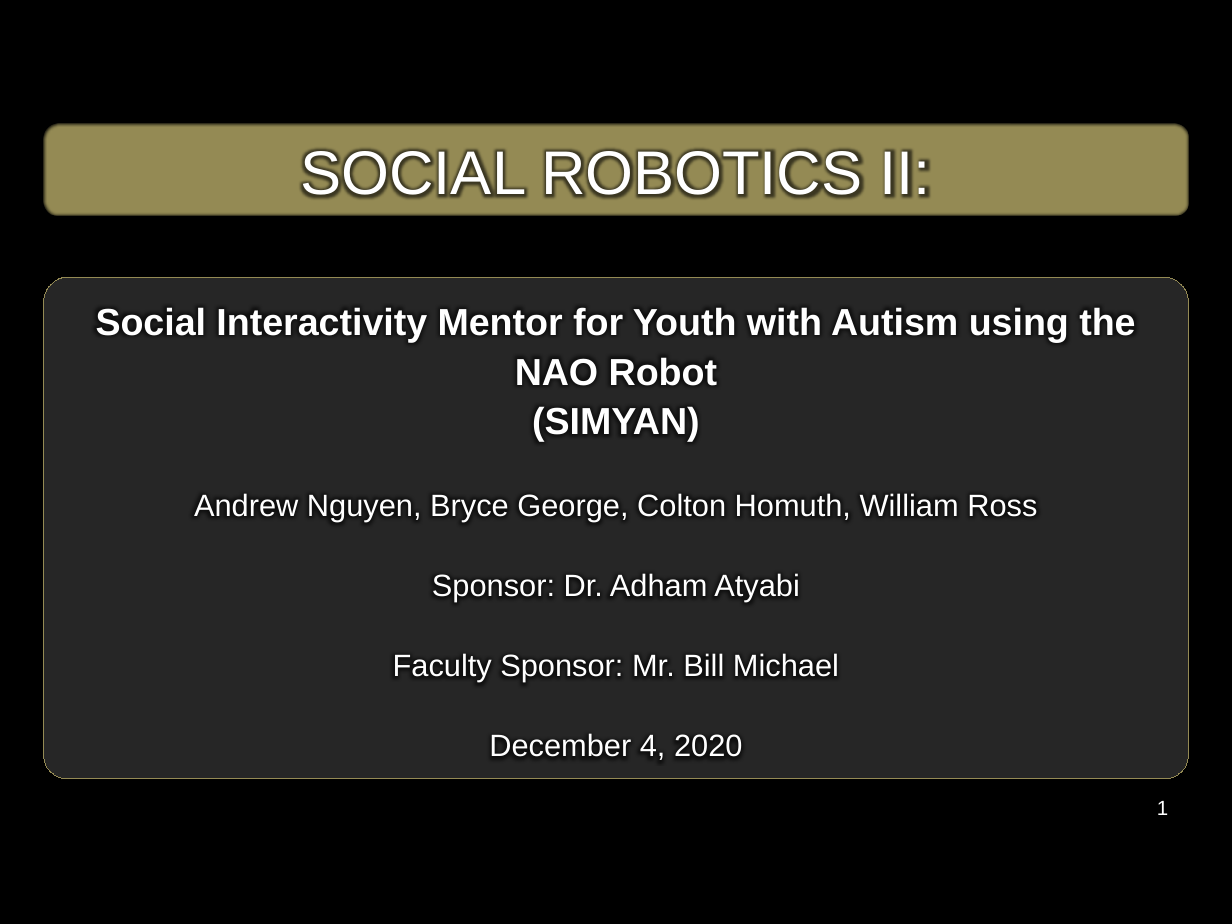
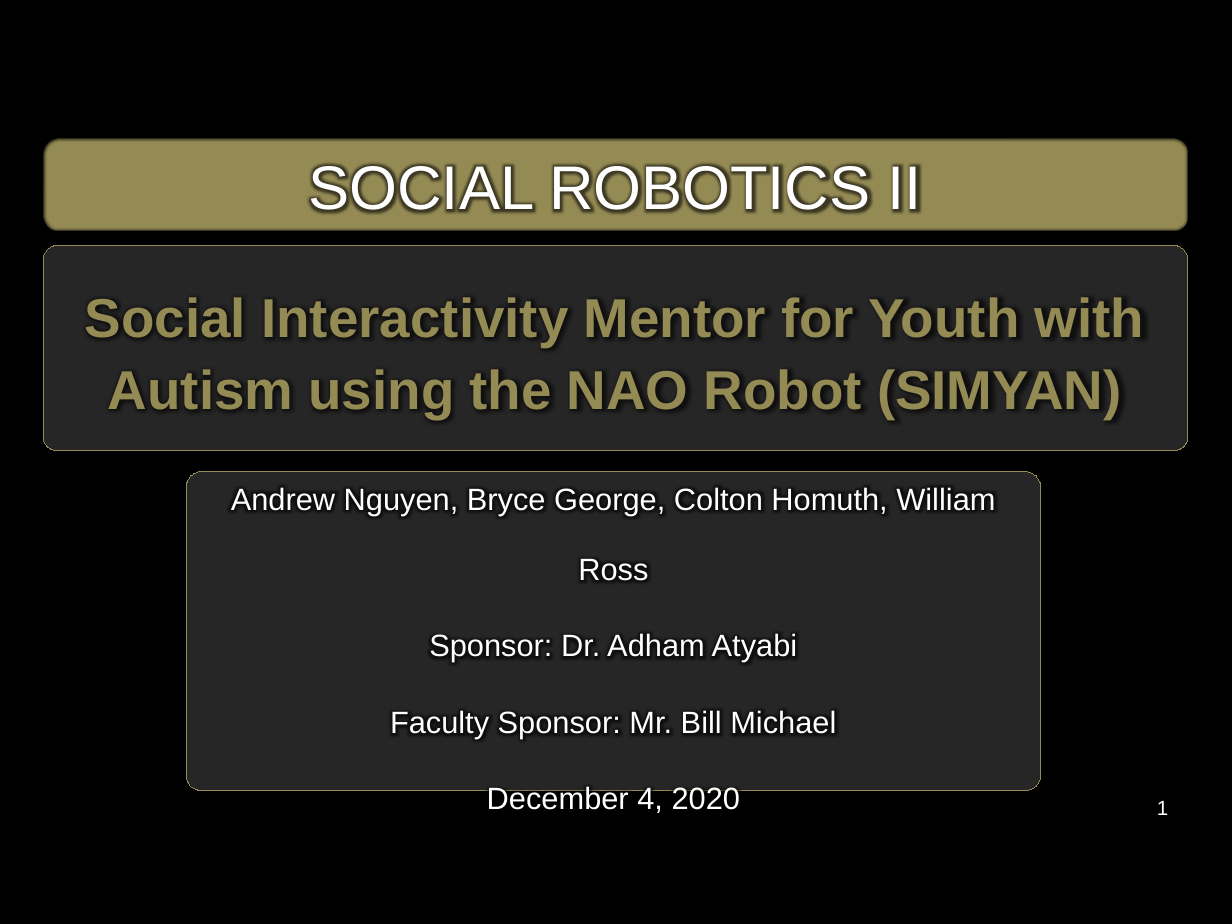
Before and after one commit to bg719/UCCS-Social-Robotics, a slide deck: slide 1 of docs/FinalSeminarPresentation.pptx. Drawn at 1232x924 pixels with LibreOffice and Linux fonts; fonts in the diff are those of the drawing; background and template pictures are left out. Boxes give left, top, right and bottom in pixels: in the first picture for what was removed or moved away, otherwise in the second. Text is boxed around its words. In the diff, an @@ line names an element or a change of style, - is before the commit and + after.

```diff
--- a/docs/FinalSeminarPresentation.pptx
+++ b/docs/FinalSeminarPresentation.pptx
@@ rounded rectangle "SOCIAL ROBOTICS II": place and size @@
-rounded rectangle "SOCIAL ROBOTICS II" at [43,123,1188,216]
+rounded rectangle "SOCIAL ROBOTICS II" at [43,138,1188,230]
@@ text in rounded rectangle at [309,164,922,213]: text changed @@
-SOCIAL ROBOTICS II:
+SOCIAL ROBOTICS II
@@ rounded rectangle "Social Interactivity Mentor for Youth ...": place and size @@
-rounded rectangle "Social Interactivity Mentor for Youth ..." at [43,277,1188,779]
+rounded rectangle "Social Interactivity Mentor for Youth ..." at [43,245,1188,451]
@@ rounded rectangle "Social Interactivity Mentor for Youth ..." at [43,245,1188,451]: proportions changed @@
@@ text in rounded rectangle at [85,297,1144,419]: text changed; size 18 to 32 pt; text colour #FFFFFF to #948A54; bold on @@
-Social Interactivity Mentor for Youth with Autism using the NAO Robot
-(SIMYAN)
-Andrew Nguyen, Bryce George, Colton Homuth, William Ross
-Sponsor: Dr. Adham Atyabi
-Faculty Sponsor: Mr. Bill Michael
-December 4, 2020
+Social Interactivity Mentor for Youth with Autism using the NAO Robot (SIMYAN)
@@ rounded rectangle added at [186,472,1040,791], fill #262626, outline #948A54 0.75 pt, 18 pt, text #FFFFFF @@
+Andrew Nguyen, Bryce George, Colton Homuth, William Ross
+Sponsor: Dr. Adham Atyabi
+Faculty Sponsor: Mr. Bill Michael
+December 4, 2020
```
Also in this commit, not shown: 20 other slides changed.
